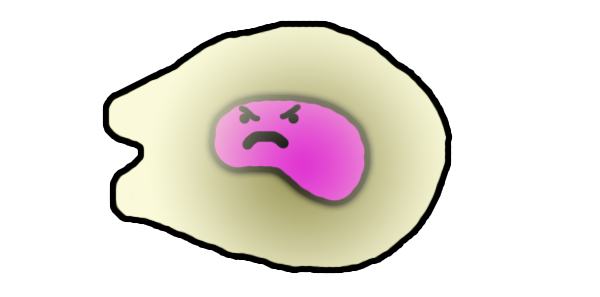
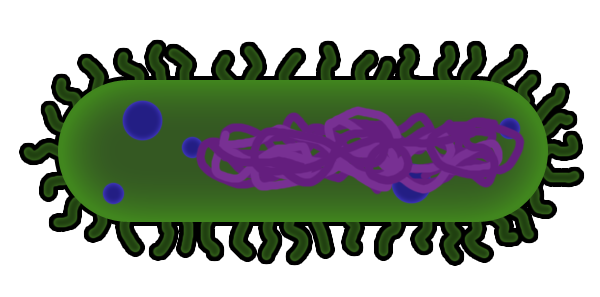
Comparing the layer stacks of the two 600px x 297px images. Changes:
added layer "Layer 8 copy" above "Layer 8" over (22, 43, 581, 263)
hid "Layer 6 copy" over (108, 26, 447, 268)
hid "Layer 7" over (213, 99, 366, 202)
hid "Layer 6" over (108, 26, 447, 268)
hid "Layer 5" over (179, 102, 229, 179)
